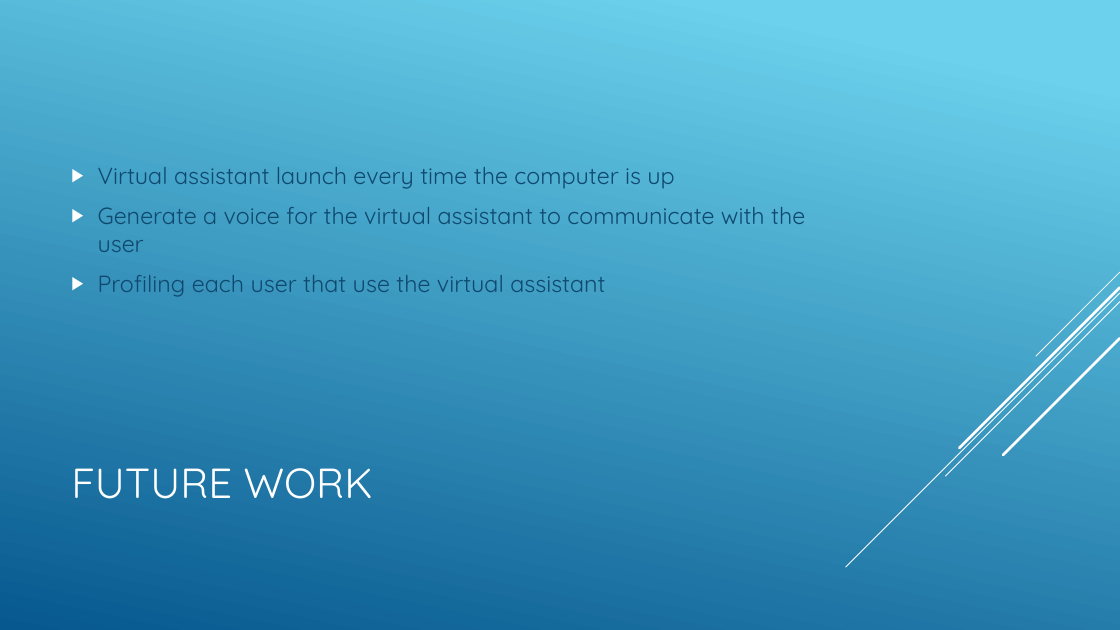
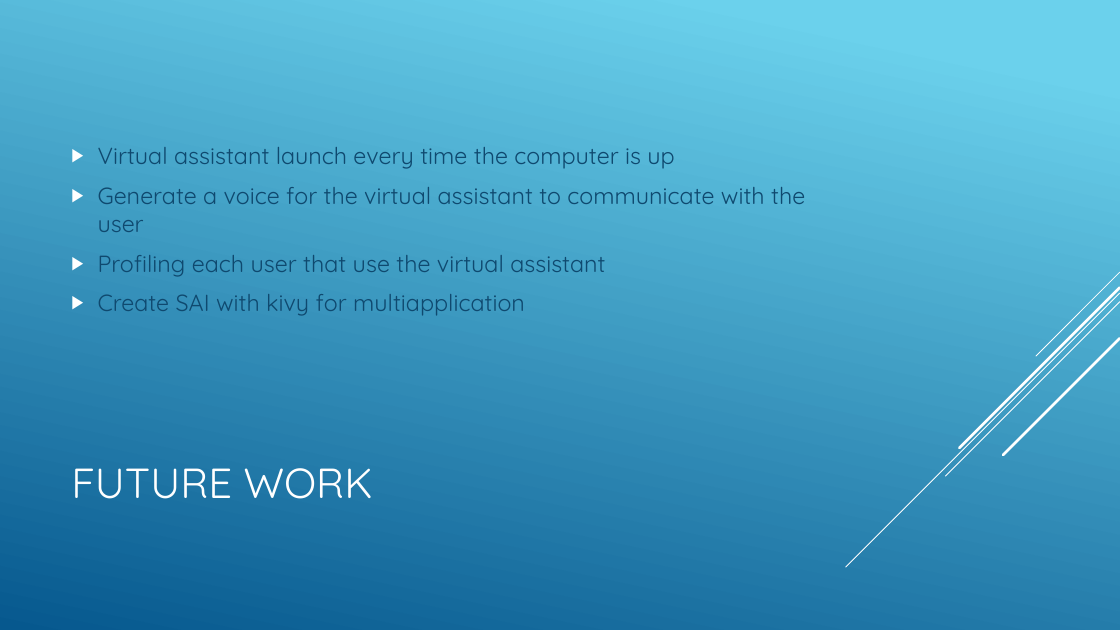
Before and after one commit to jnguyen1192/SIA, a slide deck: slide 17 of SAI_presentation.pptx (slide 16 before the commit). Drawn at 1120x630 pixels with LibreOffice and Linux fonts; fonts in the diff are those of the drawing. Boxes give left, top, right and bottom in pixels: in the first picture for what was removed or moved away, otherwise in the second. Text is boxed around its words. In the diff, an @@ line names an element or a change of style, - is before the commit and + after.

Commit message:
#12 Future works updated on slides

```diff
--- a/SAI_presentation.pptx
+++ b/SAI_presentation.pptx
@@ text at box(98, 294, 525, 316): paragraph added @@
+▶ Create SAI with kivy for multiapplication
```
Also in this commit, not shown: 1 slide added.
